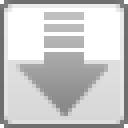
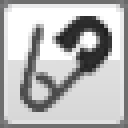
Revision of a layered 128px x 128px image; what changed, layer by layer:
showed group "unpin" (1st of 2) (1 layers) over [20, 16, 112, 112]
hid group "Gravity disabled" (1 layers) over [16, 12, 108, 116]
added layer "Layer 1" in group "sytle" over [0, 0, 128, 128]
